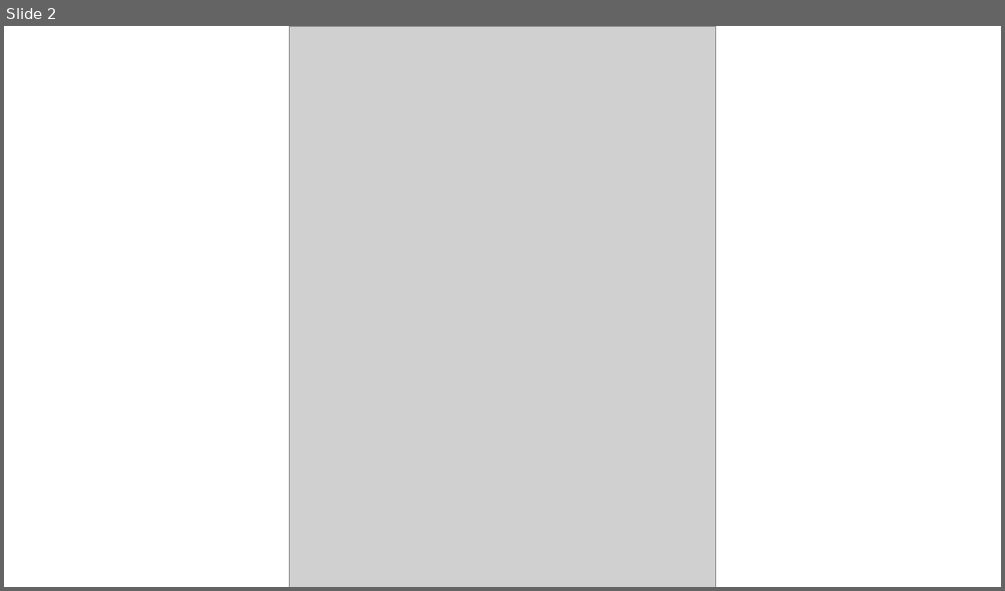
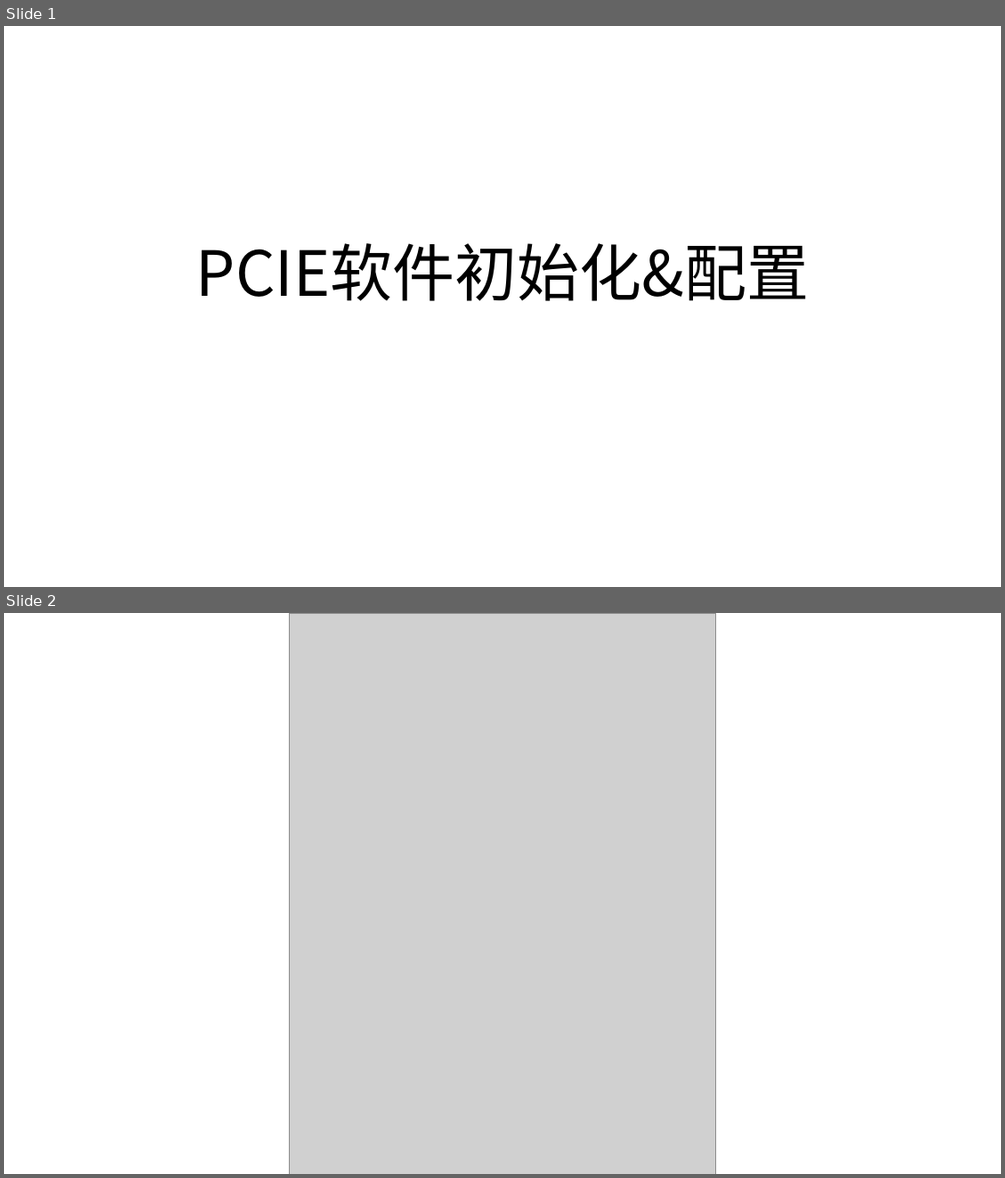
Before and after one commit to HallelujahJ/workspace, a slide deck: reference_doc/pcie/notebook/PCIE协议-软件初始化&配置-3.0.pptx. Shown one above the other, each under a label of ours: slide 2 before the commit, slides 1 and 2 after it. The pictures are 1005x591 and 1005x1178 pixels, drawn with LibreOffice and Linux fonts; fonts in the diff are those of the drawing; grey boxes stand for pictures. Boxes give left, top, right and bottom in pixels: in the first picture for what was removed or moved away, otherwise in the second. Text is boxed around its words. In the diff, an @@ line names an element or a change of style, - is before the commit and + after.

```diff
--- a/reference_doc/pcie/notebook/PCIE协议-软件初始化&配置-3.0.pptx
+++ b/reference_doc/pcie/notebook/PCIE协议-软件初始化&配置-3.0.pptx
@@ slide 1 added at [4,26,1001,587], background #FFFFFF @@
@@ title added at [196,243,809,301], 60 pt, text #000000 @@
+PCIE软件初始化&配置
```
Also in this commit, not shown: 1 slide removed, 4 other files.
